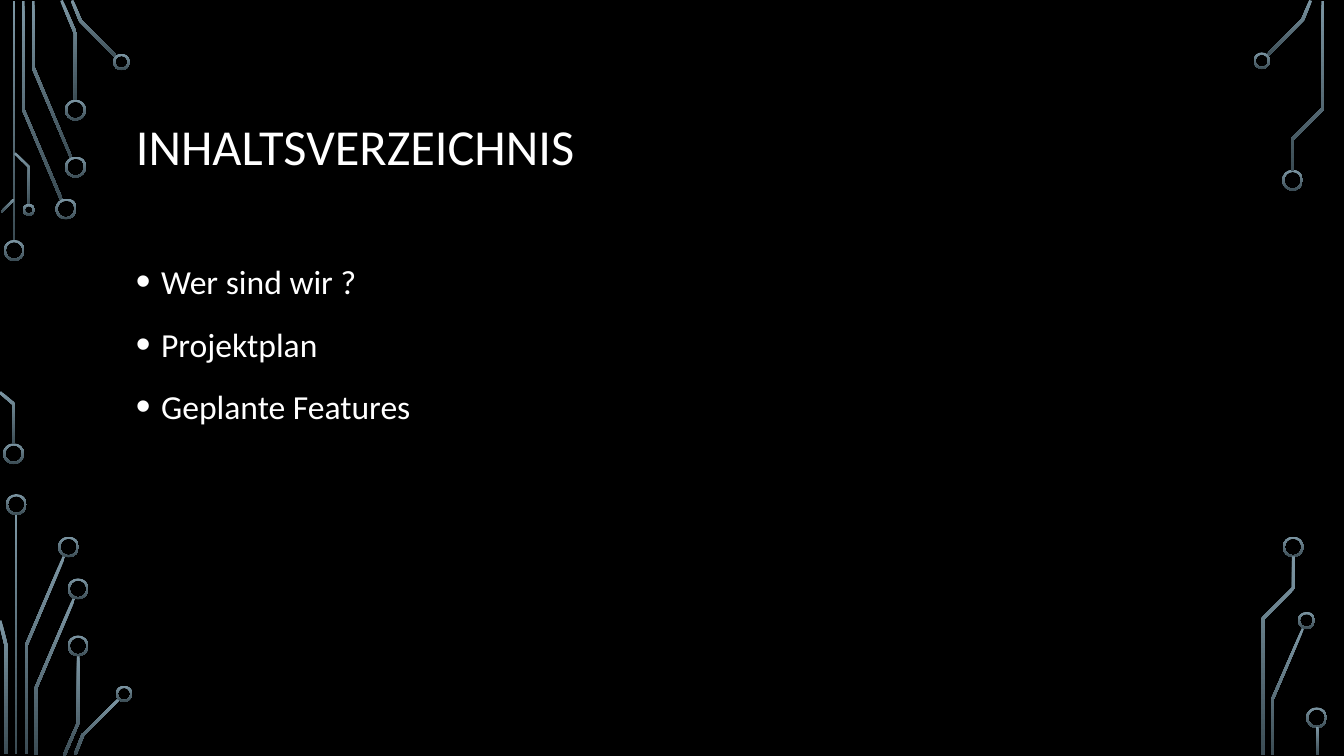
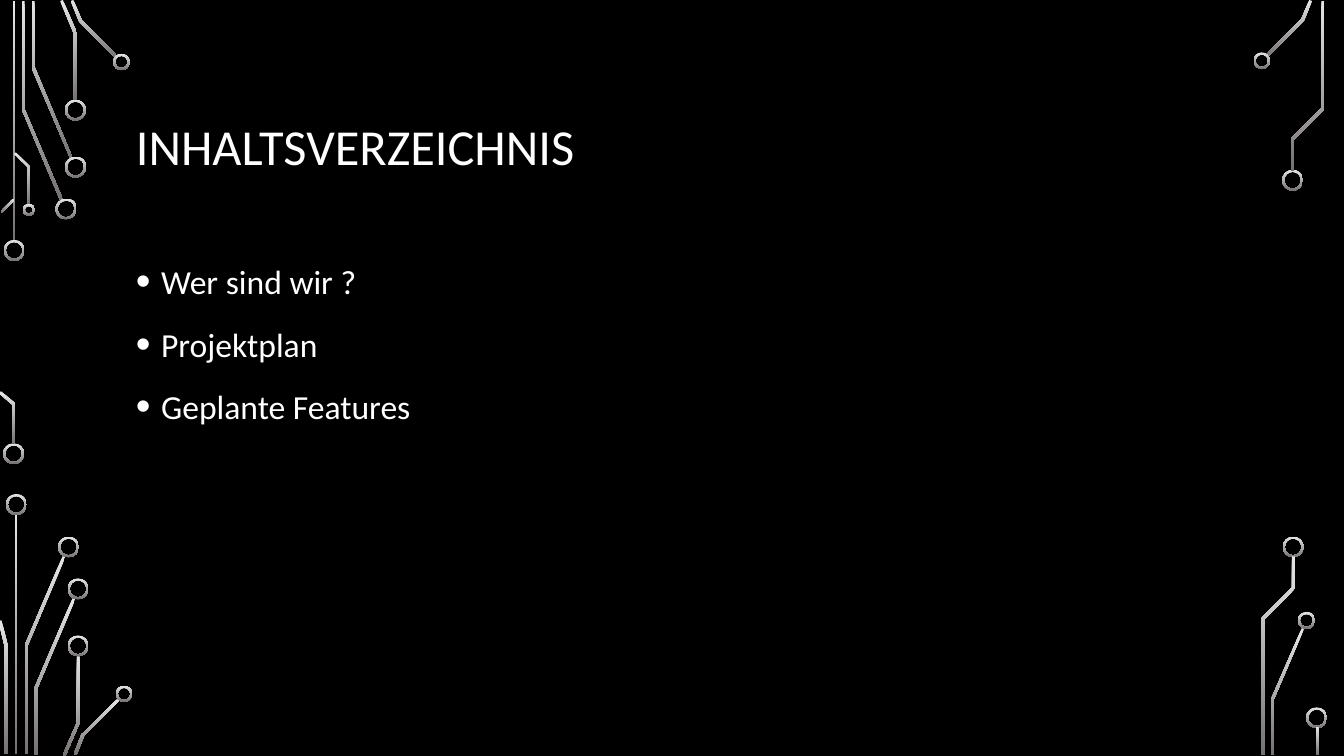
Before and after one commit to yaba-source/canalchecker, a slide deck: slide 2 of The Canalchecker.pptx. Drawn at 1344x756 pixels with LibreOffice and Linux fonts; fonts in the diff are those of the drawing; background and template pictures are left out. Boxes give left, top, right and bottom in pixels: in the first picture for what was removed or moved away, otherwise in the second. Text is boxed around its words. In the diff, an @@ line names an element or a change of style, - is before the commit and + after.

```diff
--- a/The Canalchecker.pptx
+++ b/The Canalchecker.pptx
@@ fill gradient #7C96A3 to #3B4C54 to gradient #E7E6E6 to #767171 in 36 elements at [4,240,25,261], [3,444,24,465], [22,1,63,201], [55,199,77,220], [31,1,72,158], [60,0,78,101], [65,156,86,177], [65,100,86,121], [71,0,117,58], [113,53,131,70], [1,199,15,213], [0,391,15,445], [14,152,30,205], [22,204,34,216], [15,514,18,755], [24,556,65,754], [6,494,27,515], [0,620,7,754], [58,536,80,558], [34,598,76,755], [63,655,80,756], [68,579,89,600], [68,635,89,656], [74,698,120,755], [116,686,133,702], [1266,0,1313,56], [1253,52,1270,70], [1282,169,1304,191], [1271,628,1305,755], [1299,612,1316,629], [1292,1,1325,171], [1284,536,1305,558], [1261,557,1296,755], [1307,708,1328,729], [1317,727,1320,755], [12,1,15,242] @@
```
Also in this commit, not shown: 6 other slides changed, 3 slides added.
